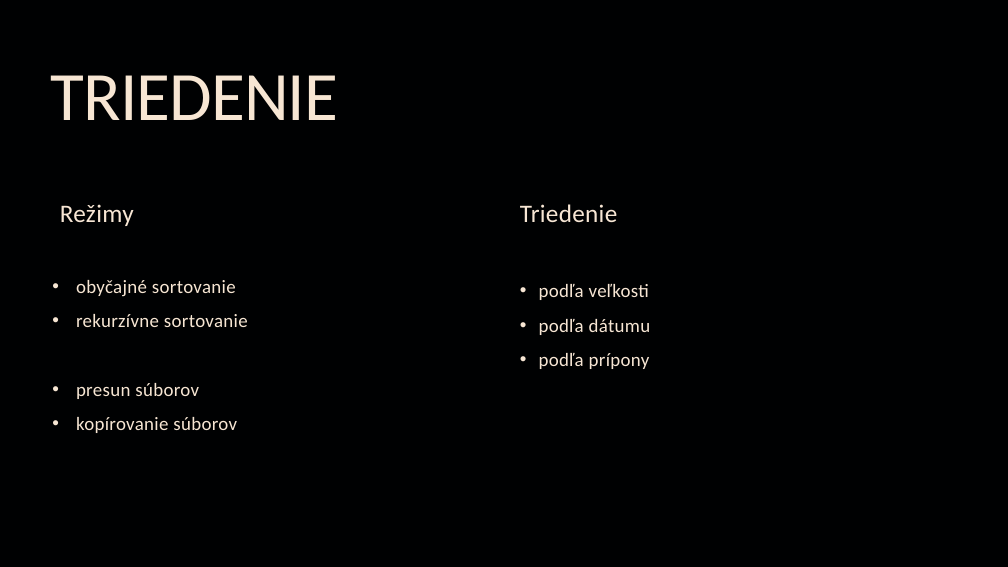
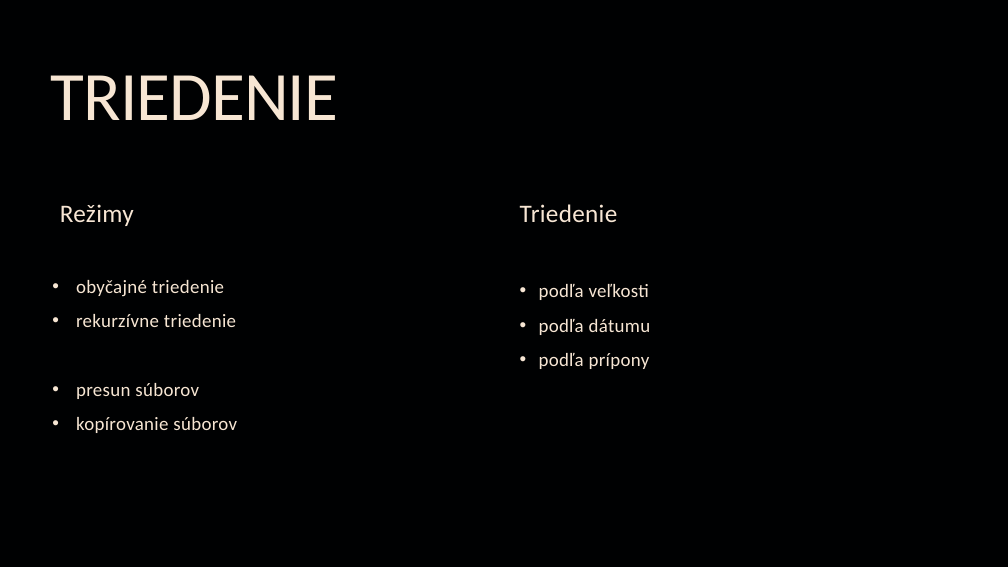
Before and after one commit to NotSovetSpy/kop-file-organizer, a slide deck: slide 7 of __ms-praca__/File organizer.pptx. Drawn at 1008x567 pixels with LibreOffice and Linux fonts; fonts in the diff are those of the drawing. Boxes give left, top, right and bottom in pixels: in the first picture for what was removed or moved away, otherwise in the second. Text is boxed around its words. In the diff, an @@ line names an element or a change of style, - is before the commit and + after.

Commit message:
Presentation fixes

```diff
--- a/__ms-praca__/File organizer.pptx
+++ b/__ms-praca__/File organizer.pptx
@@ text at [76,280,236,327]: text changed @@
-• obyčajné sortovanie
-• rekurzívne sortovanie
+• obyčajné triedenie
+• rekurzívne triedenie
```
Also in this commit, not shown: 1 other slide changed.
